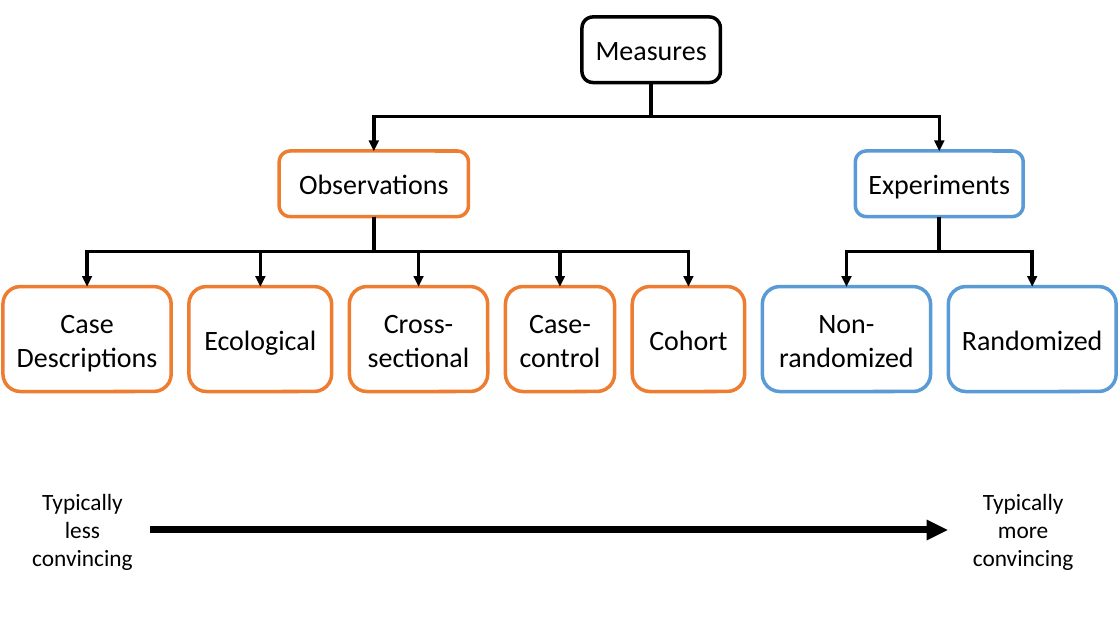
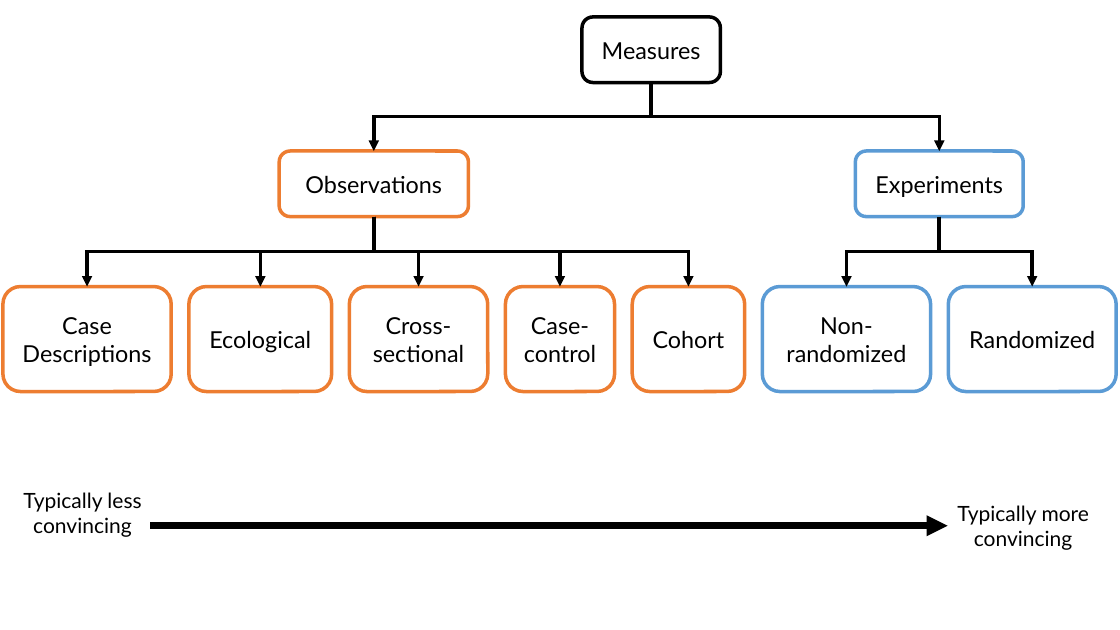
Before and after one commit to brad-cannell/epi_3_public, a slide deck: slide 28 of modules/03 Measures of Occurrence/measures_of_event occurance.pptx. Drawn at 1120x630 pixels with LibreOffice and Linux fonts; fonts in the diff are those of the drawing. Boxes give left, top, right and bottom in pixels: in the first picture for what was removed or moved away, otherwise in the second. Text is boxed around its words. In the diff, an @@ line names an element or a change of style, - is before the commit and + after.

Commit message:
Change font from Univers to Avenir
In the measures of occurrence powerpoint

```diff
--- a/modules/03 Measures of Occurrence/measures_of_event occurance.pptx
+++ b/modules/03 Measures of Occurrence/measures_of_event occurance.pptx
@@ size 24 to 20 pt, font Calibri to Lato in 10 elements at [582,17,721,82], [279,151,468,217], [855,151,1023,217], [949,287,1117,392], [763,287,931,392], [3,287,171,392], [189,287,332,392], [350,287,488,392], [633,287,745,392], [506,287,615,392] @@
@@ text "Typically less convincing" at [23,492,141,537]: size 20 to 18 pt, font Calibri to Lato @@
@@ text "Typically more convincing" at [957,505,1090,550]: size 20 to 18 pt, font Calibri to Lato @@
@@ text "Typically more convincing": place and size @@
-text "Typically more convincing" at [973,493,1074,570]
+text "Typically more convincing" at [957,505,1090,550]
@@ arrow moved from (150, 530) - (948, 530) to (150, 526) - (948, 526) @@
```
Also in this commit, not shown: 77 other slides changed, 1 slide removed.
